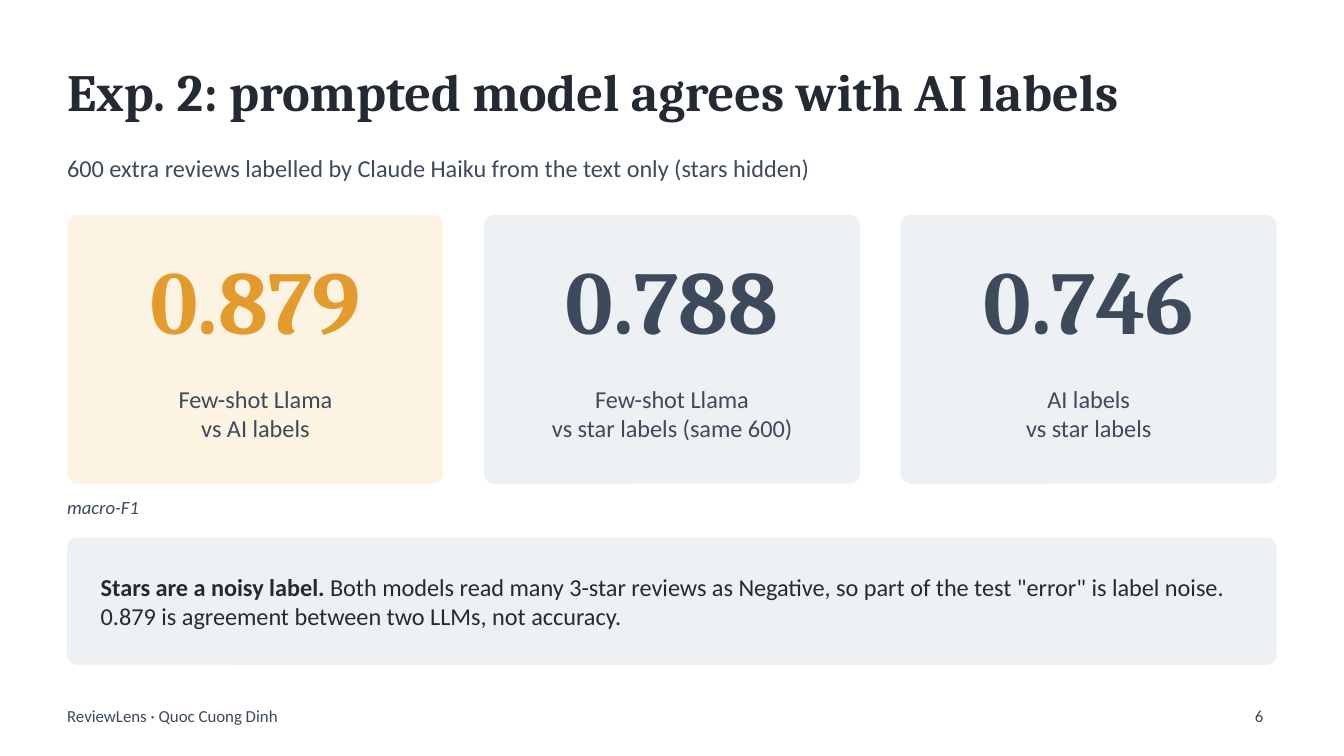
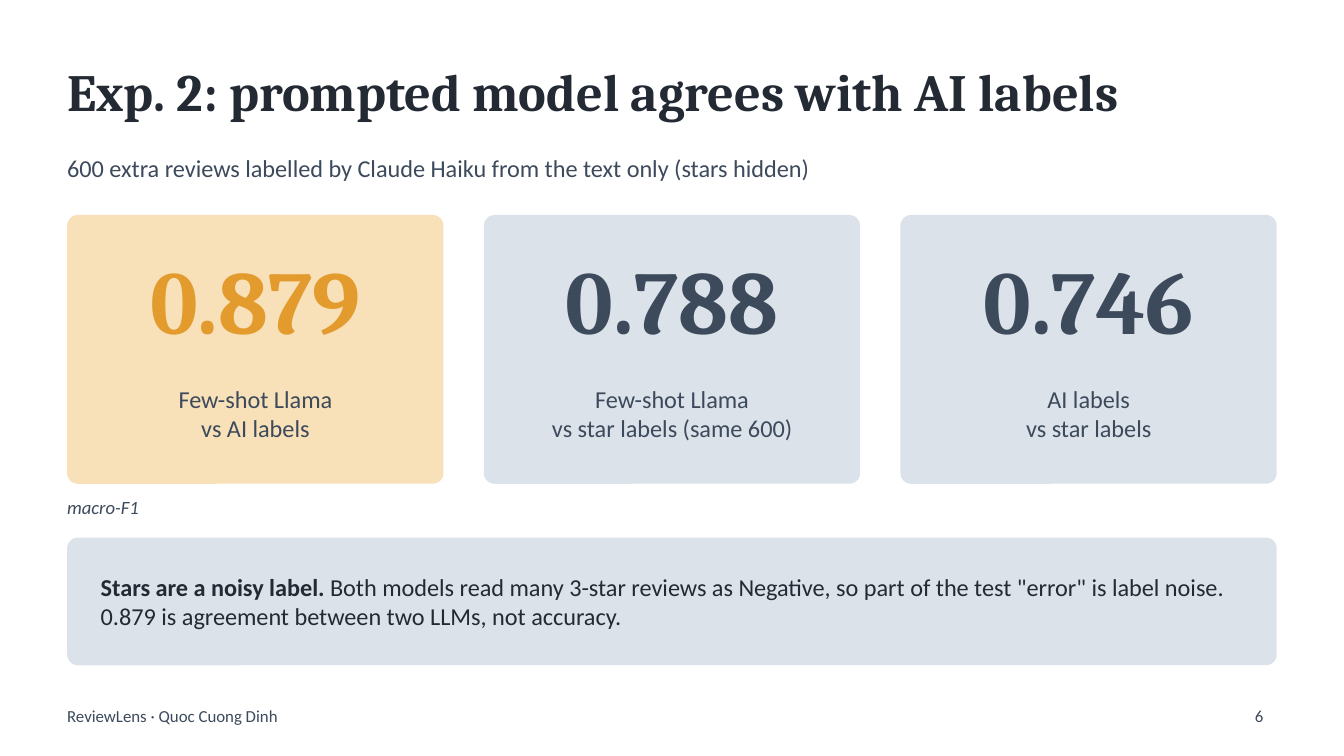
Before and after one commit to Junebhone/ReviewLens, a slide deck: slide 6 of docs/slides/Dinh_ReviewLens_Slides.pptx. Drawn at 1344x756 pixels with LibreOffice and Linux fonts; fonts in the diff are those of the drawing. Boxes give left, top, right and bottom in pixels: in the first picture for what was removed or moved away, otherwise in the second. Text is boxed around its words. In the diff, an @@ line names an element or a change of style, - is before the commit and + after.

```diff
--- a/docs/slides/Dinh_ReviewLens_Slides.pptx
+++ b/docs/slides/Dinh_ReviewLens_Slides.pptx
@@ rounded rectangle at box(67, 215, 444, 484): fill #FDF3E3 to #F8E0B8 @@
@@ fill #EEF1F4 to #DCE2E9 in 3 elements at box(484, 215, 860, 484), box(900, 215, 1277, 484), box(67, 538, 1277, 665) @@
```
Also in this commit, not shown: 5 other slides changed, 1 other file.
